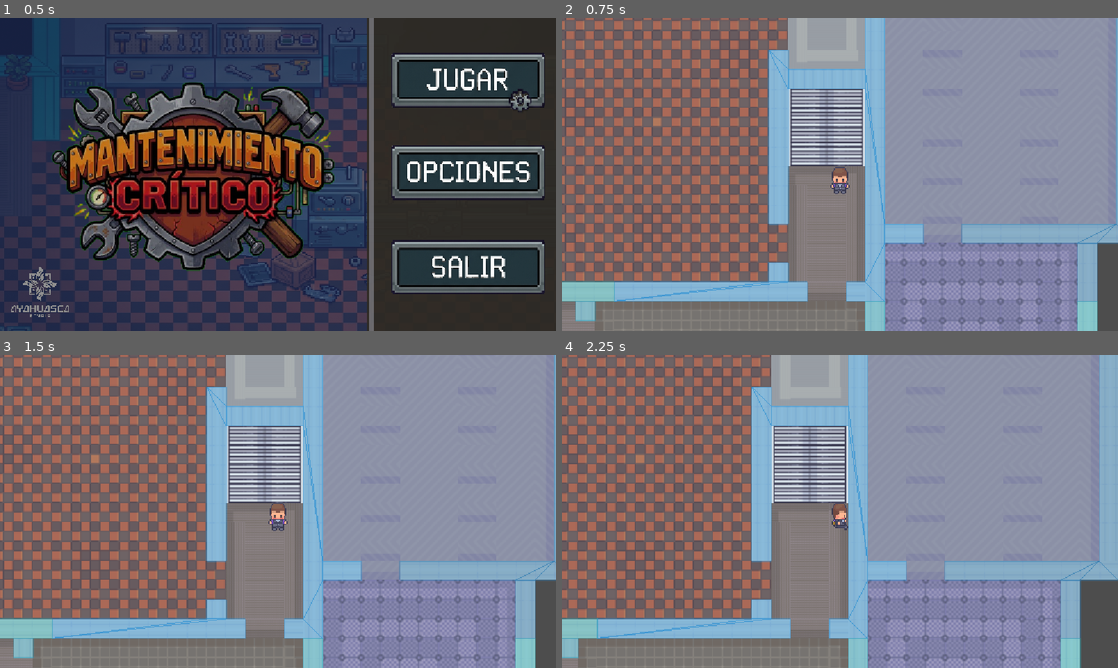
Above: before the commit, frames 1-4 (two rows, left to right).
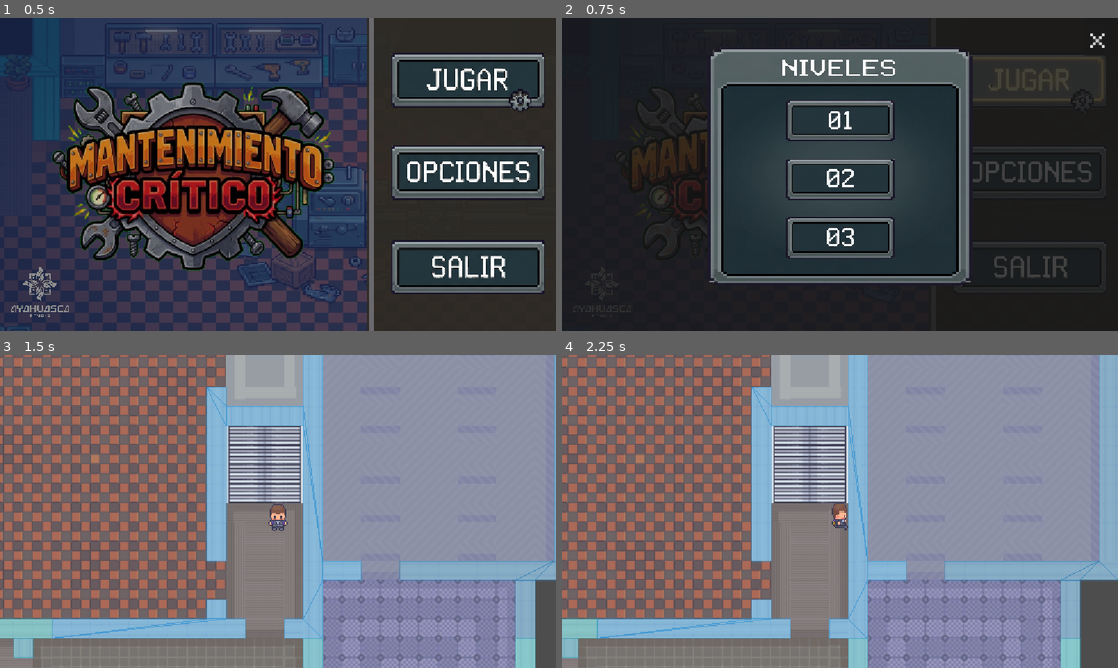
Above: after the commit, the same moments.

Repository: Ayahuasca-Studio/NoNameYet
Game: Godot game, scene res://main_menu.tscn
Same seed, same stepped clock (60 frames per second), same inputs: the game is played once before the commit and once after it. This scene is started directly instead of the project's main scene.
Inputs (mouse positions are in pixels of both pictures, inside the frame that each line leads up to):
- Up to frame 1 (0.5 s): no input
- Up to frame 2 (0.75 s): click (1029, 83) at 0.5 s
- Up to frame 3 (1.5 s): click (278, 458) at 1.27 s
- Up to frame 4 (2.25 s): tap Enter (ui_accept) at 2 s; hold D (mover_derecha) from 2.03 s (still down); tap 1 (herramienta_1) at 2.1 s

Frame 1 is identical in both runs. In frame 2, 98% of the frame differs, in the area x 0-100%, y 0-100%; in frame 3, 0.1%; in frame 4, nothing differs.

Commit message:
Added: Añadido Level Selector

Diff:
--- a/Scripts/main_menu.gd
+++ b/Scripts/main_menu.gd
@@ -1,25 +1,51 @@
-extends Control # Si tu nodo MainMenu es Node2D, cambia esto a "extends Node2D"
+extends Control
 
-# 1. Actualizamos las rutas agregando CanvasLayer al inicio
-@onready var btn_jugar = $CanvasLayer/Play     # Usé los nombres de tu captura anterior
+# --- RUTA DE BOTONES PRINCIPALES
+@onready var btn_jugar = $CanvasLayer/Play
 @onready var btn_opciones = $CanvasLayer/Options
-@onready var btn_salir = $CanvasLayer/Exit
+@onready var btn_salir_principal = $CanvasLayer/Exit
+
+# --- CONTENEDOR DE NIVELES
+@onready var menu_niveles = $Level
+@onready var btn_nivel_1 = $Level/One
+@onready var btn_nivel_2 = $Level/Two
+@onready var btn_nivel_3 = $Level/Three
+@onready var btn_salir_niveles = $Level/Exit
 
 func _ready():
-	# Conectar las señales de click
+	# niveles ocultos al inicio
+	menu_niveles.visible = false
+
+	# 2. Conectar señales del menú principal
 	btn_jugar.pressed.connect(_on_btn_jugar_pressed)
 	btn_opciones.pressed.connect(_on_btn_opciones_pressed)
-	btn_salir.pressed.connect(_on_btn_salir_pressed)
+	btn_salir_principal.pressed.connect(_on_btn_salir_principal_pressed)
+
+	# 3. Conectar señales del menú de niveles
+	btn_nivel_1.pressed.connect(_on_nivel_seleccionado)
+	btn_nivel_2.pressed.connect(_on_nivel_seleccionado)
+	btn_nivel_3.pressed.connect(_on_nivel_seleccionado)
+	btn_salir_niveles.pressed.connect(_on_btn_salir_niveles_pressed)
 
 
 
-# --- LÓGICA DE CLICKS ---
 func _on_btn_jugar_pressed():
-	# Cambia "res://planta_baja.tscn" por la ruta real de tu escena de juego
-	get_tree().change_scene_to_file("res://planta_baja.tscn")
+	# En lugar de cambiar de escena directo, mostramos el menú de niveles
+	menu_niveles.visible = true
 
 func _on_btn_opciones_pressed():
 	print("Abrir panel de opciones (pendiente de implementar)")
 
-func _on_btn_salir_pressed():
+func _on_btn_salir_principal_pressed():
 	get_tree().quit()
+
+
+# --- LÓGICA DEL MENÚ DE NIVELES ---
+
+func _on_nivel_seleccionado():
+	# Redirige a la planta baja (por ahora todos)
+	get_tree().change_scene_to_file("res://planta_baja.tscn")
+
+func _on_btn_salir_niveles_pressed():
+	# Oculta el menú de niveles y vuelve a dejar interactuable el menú principal
+	menu_niveles.visible = false
--- a/main_menu.tscn
+++ b/main_menu.tscn
@@ -11,6 +11,14 @@
 [ext_resource type="Texture2D" uid="uid://ic5q4ki3jyf7" path="res://Assets/GUI/Menu/SalirNa.png" id="8_w44g7"]
 [ext_resource type="Texture2D" uid="uid://c2v228ng3xtiu" path="res://Assets/GUI/Menu/salirH.png" id="9_cm266"]
 [ext_resource type="Texture2D" uid="uid://d31jc13tlxftq" path="res://Assets/GUI/Menu/Logo.png" id="11_0k4wn"]
+[ext_resource type="Texture2D" uid="uid://xjk4aagygs6b" path="res://Assets/GUI/Menu/MenuLevel.png" id="12_j5v2v"]
+[ext_resource type="Texture2D" uid="uid://dax8q6wu5xiju" path="res://Assets/GUI/Menu/1.png" id="13_oiatc"]
+[ext_resource type="Texture2D" uid="uid://bdi5gf6nqtkw3" path="res://Assets/GUI/Menu/1h.png" id="14_mg3m2"]
+[ext_resource type="Texture2D" uid="uid://dn2v8njq5qvqg" path="res://Assets/GUI/Menu/2.png" id="15_ojb7r"]
+[ext_resource type="Texture2D" uid="uid://da4lxkixnbgdb" path="res://Assets/GUI/Menu/2h.png" id="16_e5qqf"]
+[ext_resource type="Texture2D" uid="uid://cbg4ixuydjbyv" path="res://Assets/GUI/Menu/3.png" id="17_7bbuq"]
+[ext_resource type="Texture2D" uid="uid://myfwd17647gh" path="res://Assets/GUI/Menu/3h.png" id="18_saq78"]
+[ext_resource type="FontFile" uid="uid://d0i8cmk5lba7s" path="res://Assets/mojangles-v2.otf" id="19_mg3m2"]
 
 [node name="MainMenu" type="Control" unique_id=46966233]
 layout_mode = 3
@@ -115,3 +123,64 @@
 offset_bottom = 1642.0
 scale = Vector2(0.12, 0.12)
 texture = ExtResource("11_0k4wn")
+
+[node name="Level" type="CanvasLayer" parent="." unique_id=1466846105]
+
+[node name="ColorRect" type="ColorRect" parent="Level" unique_id=1644647050]
+anchors_preset = 15
+anchor_right = 1.0
+anchor_bottom = 1.0
+grow_horizontal = 2
+grow_vertical = 2
+color = Color(0.09411765, 0.09411765, 0.09411765, 0.8117647)
+
+[node name="LevelsContainer" type="TextureRect" parent="Level" unique_id=1016553896]
+anchors_preset = 8
+anchor_left = 0.5
+anchor_top = 0.5
+anchor_right = 0.5
+anchor_bottom = 0.5
+offset_left = -288.0
+offset_top = -280.0
+offset_right = 2606.9995
+offset_bottom = 2354.9998
+grow_horizontal = 2
+grow_vertical = 2
+scale = Vector2(0.2, 0.2)
+texture = ExtResource("12_j5v2v")
+
+[node name="One" type="TextureButton" parent="Level" unique_id=770911229]
+offset_left = 465.0
+offset_top = 170.0
+offset_right = 1025.0
+offset_bottom = 384.0
+scale = Vector2(0.4, 0.4)
+texture_normal = ExtResource("13_oiatc")
+texture_hover = ExtResource("14_mg3m2")
+
+[node name="Two" type="TextureButton" parent="Level" unique_id=2027636273]
+offset_left = 465.0
+offset_top = 291.0
+offset_right = 1025.0
+offset_bottom = 505.0
+scale = Vector2(0.4, 0.4)
+texture_normal = ExtResource("15_ojb7r")
+texture_hover = ExtResource("16_e5qqf")
+
+[node name="Three" type="TextureButton" parent="Level" unique_id=141429593]
+offset_left = 465.0
+offset_top = 413.0
+offset_right = 1025.0
+offset_bottom = 627.0
+scale = Vector2(0.4, 0.4)
+texture_normal = ExtResource("17_7bbuq")
+texture_hover = ExtResource("18_saq78")
+
+[node name="Exit" type="Button" parent="Level" unique_id=809901818]
+offset_left = 1082.0
+offset_top = -4.0
+offset_right = 1144.0
+offset_bottom = 72.0
+theme_override_fonts/font = ExtResource("19_mg3m2")
+theme_override_font_sizes/font_size = 49
+text = "x"
Binary file added: Assets/GUI/Menu/1.png
Not shown, added: Assets/GUI/Menu/1.png.import
Binary file added: Assets/GUI/Menu/1h.png
Not shown, added: Assets/GUI/Menu/1h.png.import
Binary file added: Assets/GUI/Menu/2.png
Not shown, added: Assets/GUI/Menu/2.png.import
Binary file added: Assets/GUI/Menu/2h.png
Not shown, added: Assets/GUI/Menu/2h.png.import
Binary file added: Assets/GUI/Menu/3.png
Not shown, added: Assets/GUI/Menu/3.png.import
Binary file added: Assets/GUI/Menu/3h.png
Not shown, added: Assets/GUI/Menu/3h.png.import
(and 4 more such lines)
